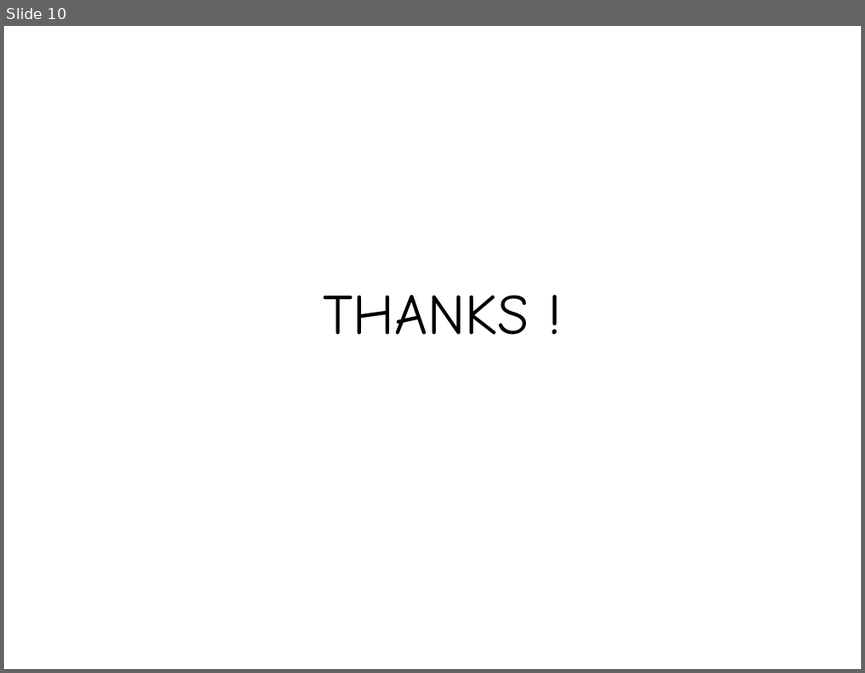
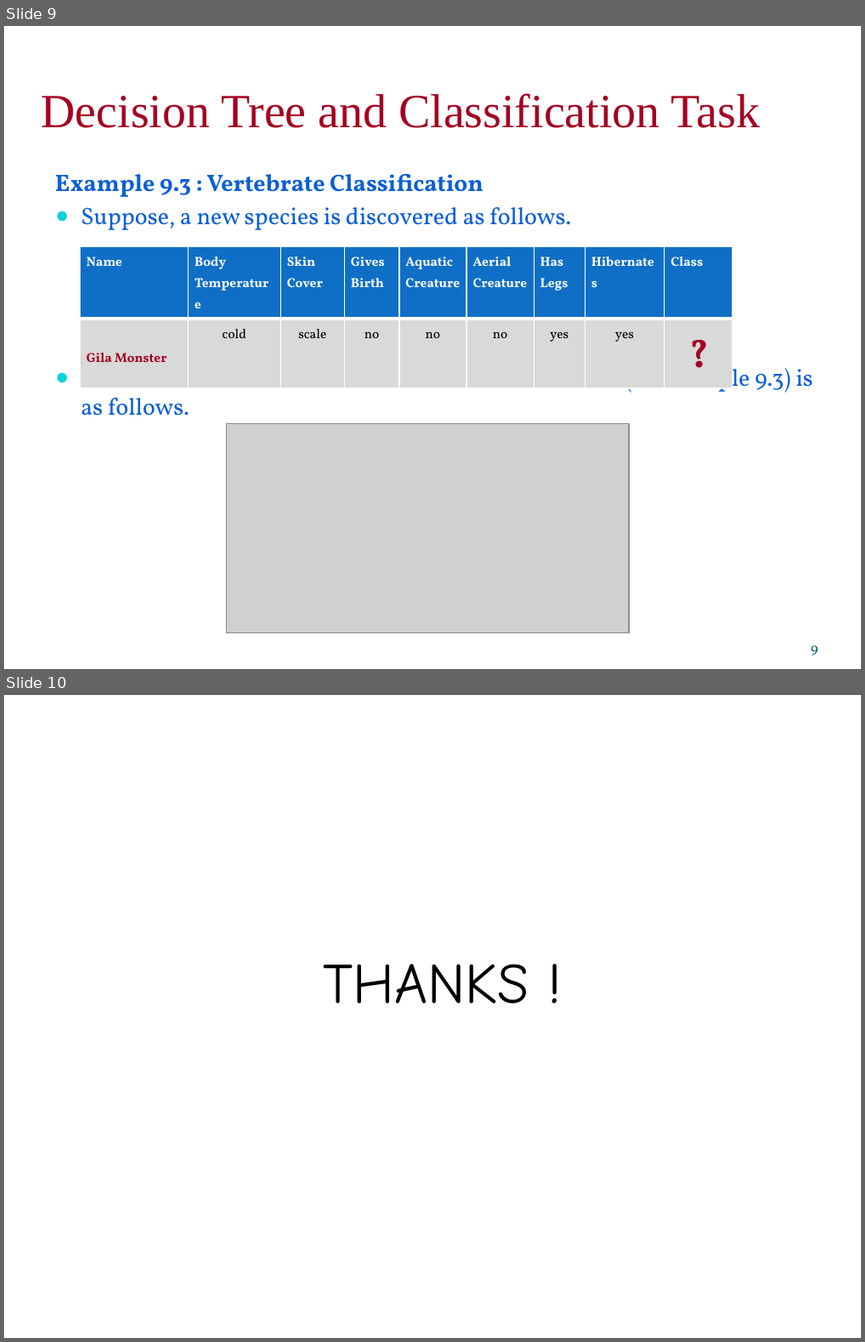
Before and after one commit to falcon-sky/pyspark-nlp, a slide deck: day_11/DecisionTreeModel.pptx. Shown one above the other, each under a label of ours: slide 10 before the commit, slides 9 and 10 after it. The pictures are 865x673 and 865x1342 pixels, drawn with LibreOffice and Linux fonts; fonts in the diff are those of the drawing; grey boxes stand for pictures. Boxes give left, top, right and bottom in pixels: in the first picture for what was removed or moved away, otherwise in the second. Text is boxed around its words. In the diff, an @@ line names an element or a change of style, - is before the commit and + after.

```diff
--- a/day_11/DecisionTreeModel.pptx
+++ b/day_11/DecisionTreeModel.pptx
@@ slide 9 added at (4, 26, 861, 669), background #FFFFFF @@
@@ text added at (41, 93, 760, 128), 40 pt, text #A50021 @@
+Decision Tree and Classification Task
@@ text added at (55, 174, 812, 415), 20 pt, text #0B5ED7 @@
+Example 9.3 : Vertebrate Classification
+● Suppose, a new species is discovered as follows.
+● Decision Tree that can be inducted based on the data (in Example 9.3) is as follows.
@@ table added at (80, 246, 732, 369), 2 rows, 9 columns @@
+Name | Body Temperature | Skin Cover | Gives Birth | Aquatic Creature | Aerial Creature | Has Legs | Hibernates | Class
+Gila Monster | cold | scale | no | no | no | yes | yes | ?
@@ picture added at (226, 423, 629, 633) @@
@@ page number added at (811, 645, 818, 655), 12 pt, text #035C75 @@
+9
```
Also in this commit, not shown: 2 slides changed, 5 other slides added, 6 slides removed, 13 other files.
